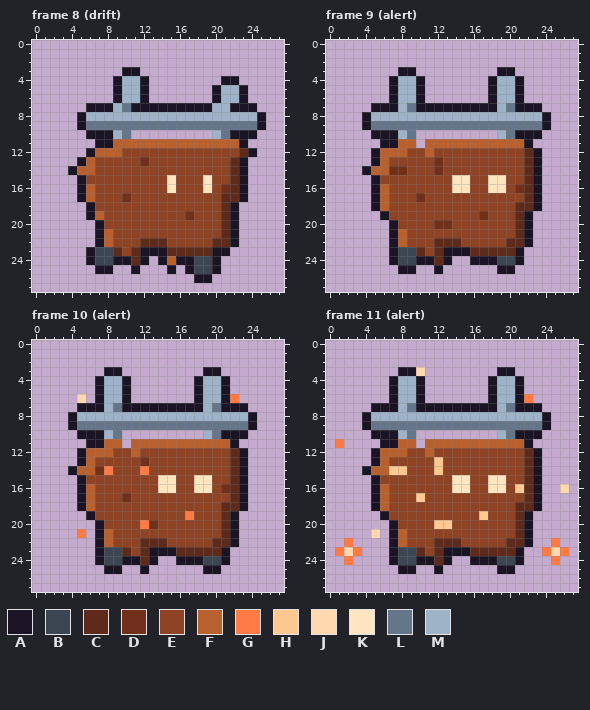
File history of a pixel-art file, tools/art/creatures/rustling/rustling.aseprite. The picture above is the old version.
28x28 pixels, 29 frames. Shown: frame 8 (drift), frame 9 (alert), frame 10 (alert), frame 11 (alert). The commit also changed other frames, which this record leaves out.
Visible layers, top first: "glow", "leds", "corpo".
Palette (. is transparent): A #1a1424  B #3c4552  C #5e2a1c  D #70301a  E #8e4424  F #b8612e  G #ff7a45  H #ffc890  J #ffd8b0  K #ffe6c0  L #66768a  M #9fb3c8
Pixels before, frame 8 (drift), first column x 4:
 3 ......AA..............
 4 .....AMMA........AA...
 5 .....AMMA.......AMMA..
 6 .....AMMA.......AMMA..
 7 ..AAAMLAAAAAAAAAMMAAA.
 8 .AMMMMMMMMMMMMMMMMMMMA
 9 .ALLLLLLLLLLLLLLLLLLLA
10 ..AAAML.........MLAAA.
11 ...AAFFFFFFFFFFFFFFA..
12 ..AFFFEEEEEEEEEEEEECA.
13 .AFEEEEEDEEEEEEEEECA..
14 AFFEEEEEEEEEEEEEEECA..
15 .AEEEEEEEEEKEEEKEECA..
16 .AFEEEEEEEEKEEEKEDCA..
17 .AFEEEDEEEEEEEEEECCA..
18 ..AEEEEEEEEEEEEEECA...
19 ..AFEEEEEEEEEDEEECA...
20 ...AEEEEEEEEEEEEECA...
21 ...AFEEEEEEEEEEEECA...
22 ...AFEEECCCEEEEECCA...
23 ..ABBCECAAACCCCCAA....
24 ..ABBAACA.AFAABBA.....
25 ...AA..A...A.ABBA.....
26 ..............AA......
Pixels before, frame 9 (alert), first column x 4:
 3 ....AA.........AA....
 4 ...AMMA.......AMMA...
 5 ...AMMA.......AMMA...
 6 ...AMMA.......AMMA...
 7 .AAAMLAAAAAAAAAMLAAA.
 8 AMMMMMMMMMMMMMMMMMMMA
 9 ALLLLLLLLLLLLLLLLLLLA
10 .AAAML.........MLAAA.
11 ..AAFF.FFFFFFFFFFFA..
12 .AFFFEEFEEEEEEEEEECA.
13 .AFEEEEEDEEEEEEEEECA.
14 AFFDDEEEDEEEEEEEEECA.
15 .AEEEEEEEEKKEEKKEECA.
16 .AFEEEEEEEKKEEKKEDCA.
17 .AFEEEDEEEEEEEEEEECA.
18 .AFEEEEEEEEEEEEEECCA.
19 ..AEEEEEEEEEEDEEECA..
20 ...AEEEEDDEEEEEEECA..
21 ...AFEEEEEEEEEEEECA..
22 ...AFEEECCCEEEEECCA..
23 ...ABBCECAAACCCCCA...
24 ...ABBAACA..AAABBA...
25 ....AA..A......AA....
Pixels before, frame 10 (alert), first column x 4:
 3 ....AA.........AA....
 4 ...AMMA.......AMMA...
 5 ...AMMA.......AMMA...
 6 .J.AMMA.......AMMAG..
 7 .AAAMLAAAAAAAAAMLAAA.
 8 AMMMMMMMMMMMMMMMMMMMA
 9 ALLLLLLLLLLLLLLLLLLLA
10 .AAAML.........MLAAA.
11 ..AAFF.FFFFFFFFFFFA..
12 .AFFFEEFEEEEEEEEEECA.
13 .AFEEEEEDEEEEEEEEECA.
14 AFFDGEEEGEEEEEEEEECA.
15 .AEEEEEEEEKKEEKKEECA.
16 .AFEEEEEEEKKEEKKEDCA.
17 .AFEEEDEEEEEEEEEEECA.
18 .AFEEEEEEEEEEEEEECCA.
19 ..AEEEEEEEEEEGEEECA..
20 ...AEEEEGDEEEEEEECA..
21 .G.AFEEEEEEEEEEEECA..
22 ...AFEEECCCEEEEECCA..
23 ...ABBCECAAACCCCCA...
24 ...ABBAACA..AAABBA...
25 ....AA..A......AA....
Pixels before, frame 11 (alert), first column x 1:
 3 .......AAJ........AA......
 4 ......AMMA.......AMMA.....
 5 ......AMMA.......AMMA.....
 6 ......AMMA.......AMMAG....
 7 ....AAAMLAAAAAAAAAMLAAA...
 8 ...AMMMMMMMMMMMMMMMMMMMA..
 9 ...ALLLLLLLLLLLLLLLLLLLA..
10 ....AAAML.........MLAAA...
11 G....AAFF.FFFFFFFFFFFA....
12 ....AFFFEEFEEEEEEEEEECA...
13 ....AFEEEEEHEEEEEEEEECA...
14 ...AFFHHEEEHEEEEEEEEECA...
15 ....AEEEEEEEEKKEEKKEECA...
16 ....AFEEEEEEEKKEEKKEHCA..J
17 ....AFEEEHEEEEEEEEEEECA...
18 ....AFEEEEEEEEEEEEEECCA...
19 .....AEEEEEEEEEEHEEECA....
20 ......AEEEEHHEEEEEEECA....
21 ....J.AFEEEEEEEEEEEECA....
22 .G....AFEEECCCEEEEECCA..G.
23 GJG...ABBCECAAACCCCCA..GJG
24 .G....ABBAACA..AAABBA...G.
25 .......AA..A......AA......
New version:
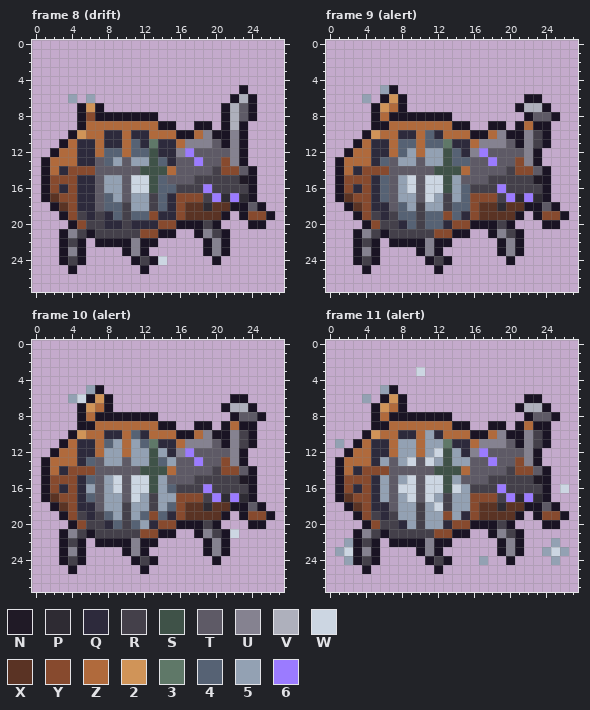
Colours new in this view: N #201a26  P #2e2b33  Q #2d2a3c  R #44404a  S #3f5248  T #5e5a66  U #858290  V #aeb0bc  W #ccd6e2  X #5a3324  Y #874a2e  Z #b06a3c  2 #d09458  3 #5f7868  4 #566274  5 #93a1b3  6 #9b7bff
The exact change:
Changed rows in their new state; - is an unchanged pixel.
Frame 8 (drift), layers "glow", "leds", "corpo":
first column x 1:
 3 ---------..---------------
 4 --------....--------..----
 5 --------....-------...----
 6 ---5-5--....-------..AVA--
 7 ----A2-.............AVT---
 8 -----YAAAAAAA.......AVTA.-
 9 -----ZZZZZZZZAA..AA.AVA..-
10 ---A2ZZQQZQQZZZAAZUAAU-.--
11 --AZQQZQQZ4Q3QQZUUUTAU----
12 -AZZQQZ44Z44SQQU6TTTTUA.--
13 AZZZQQT45T55S4QTT6TTYU----
14 AZQYYYTTTTTSSSZTTTTRYYTA--
15 AYYYQQT55TWWS4TTTRRRRRNA--
16 AYQYQQT55TWWS44RRR6RRRRA--
17 AXYYQQT45T55R4QYYYR6P6PA--
18 -AXYQQT44R55R4QYXXPXX-ATA-
19 --AYRQRQ4R44YQQYXXXXA.AYYA
20 ---AYRRQQRQQQYYAAARA..-AA-
21 --AURARRRRRYYAA..AURA.----
22 --ARA--AAAUAA.....AUA.----
23 --AUA....AU-......AU------
24 --ARA.....ARAW.....-------
25 ---A--..--.A--.-....------
26 -----------------..-------
Frame 9 (alert), layers "glow", "leds", "corpo":
first column x 1:
 3 -------..---------..------
 4 ------....-------....-----
 5 -----5-...-------....-----
 6 ---5-A2A..-------....AA---
 7 -----2ZA............-VVA--
 8 ---.AZAAAAAAA........ATTA-
 9 ---.AAZZZZZZZAA..AA.AZA---
10 ---A2ZZQQZ4QZZZAAZUA-URA--
11 --AZQQZ44Z443QQZUUUTAURA--
12 -AZZQQZ45Z55S4QU6TTTTU----
13 AZZZQ4T55T55S44TT6TTYU----
14 AZQYYYTTTTTSSSZTTTTRYYTA--
15 AYYYQ4T5WTWWS5TTTRRRRRNA--
16 AYQYQ4T5WTWWS54RRR6RRRRA--
17 AXYYQ4T55TW5R54YYYR6P6PA--
18 -AXYQQT45R55R44YXXPXXA-TA-
19 --AYRQR44R44Y4QYXXXXA.AYYA
20 ---AYRRQ4R44QYYAAARA..-AA-
21 --AURARRRRRYYAA..AURA.----
22 --ARA--AAAUAA.....AUA.----
23 --AUA-...AUA......AU------
24 --ARA-....-R---....A.-----
25 ---A---..---------..------
Frame 10 (alert), layers "glow", "leds", "corpo":
first column x 1:
 3 -------..---------..------
 4 ------....-------....-----
 5 -----5-...-------....-----
 6 ---5WA2A..-------....AA---
 7 -----2ZA............-VVA--
 8 ---.AZAAAAAAA........ATTA-
 9 ---.AAZZZZZZZAA..AA.AZA---
10 ---A2ZZQQZ4QZZZAAZUA-URA--
11 --AZQQZ45Z543QQZUUUTAURA--
12 -AZZQQZ55Z55S5QU6TTTTU----
13 AZZZQ4T55T55S45TT6TTYU----
14 AZQYYYTTTTTSSSZTTTTRYYTA--
15 AYYYQ4T5WTWWS5TTTRRRRRNA--
16 AYQYQ5T5WTWWS54RRR6RRRRA--
17 AXYYQ4T55TW5R55YYYR6P6PA--
18 -AXYQQT55R55R54YXXPXXA-TA-
19 --AYRQR45R54Y4QYXXXXA.AYYA
20 ---AYRRQ4R45QYYAAARA..-AA-
21 --AURARRRRRYYAA..AURAW----
22 --ARA--AAAUAA.....AUA.----
23 --AUA-...AUA......AU------
24 --ARA-....-R---....A.-----
25 ---A---..---------..------
Frame 11 (alert), layers "glow", "leds", "corpo":
first column x 1:
 3 -------..W--------..------
 4 ------....-------....-----
 5 -----5-...-------....-----
 6 ---5-A2A..-------....AA---
 7 -----2ZA............-VVA--
 8 ---.AZAAAAAAA........ATTA-
 9 ---.AAZZZZZZZAA..AA.AZA---
10 ---A2ZZQQZ5QZZZAAZUA-URA--
11 5-AZQQZ55Z553QQZUUUTAURA--
12 -AZZQQZ55Z5WS5QU6TTTTU----
13 AZZZQ5T5WTW5S55TT6TTYU----
14 AZQYYYTTTTTSSSZTTTTRYYTA--
15 AYYYQ5T5WTWWS5TTTRRRRRNA--
16 AYQYQ5TWWTWWSW5RRR6RRRRA-W
17 AXYYQ5T5WTW5R55YYYR6P6PA--
18 -AXYQQT55R5WR55YXXPXXA-TA-
19 --AYRQR55R55Y5QYXXXXA.AYYA
20 ---AYRRQ5R55QYYAAARA..-AA-
21 --AURARRRRRYYAA..AURA.----
22 -5ARA--AAAUAA.....AUA.--5-
23 5WAUA-...AUA......AU---5W5
24 -5ARA-....-R---.5..A.---5-
25 ---A---..---------..------
Where, in picture pixels (left, top, right, bottom), the same in both pictures:
changed: (41, 67, 275, 283)
changed: (335, 67, 569, 274)
changed: (41, 367, 275, 574)
changed: (335, 367, 569, 574)
